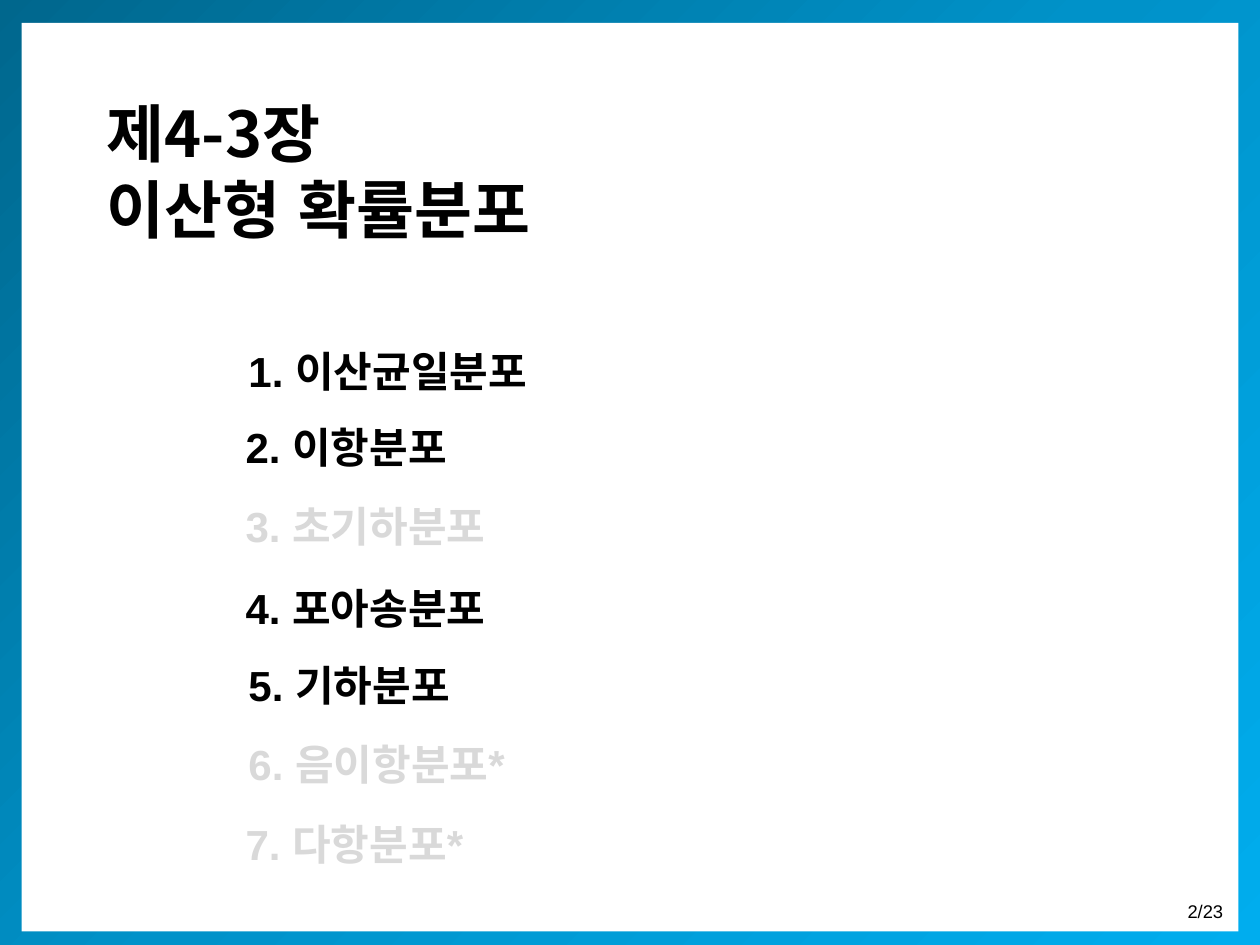
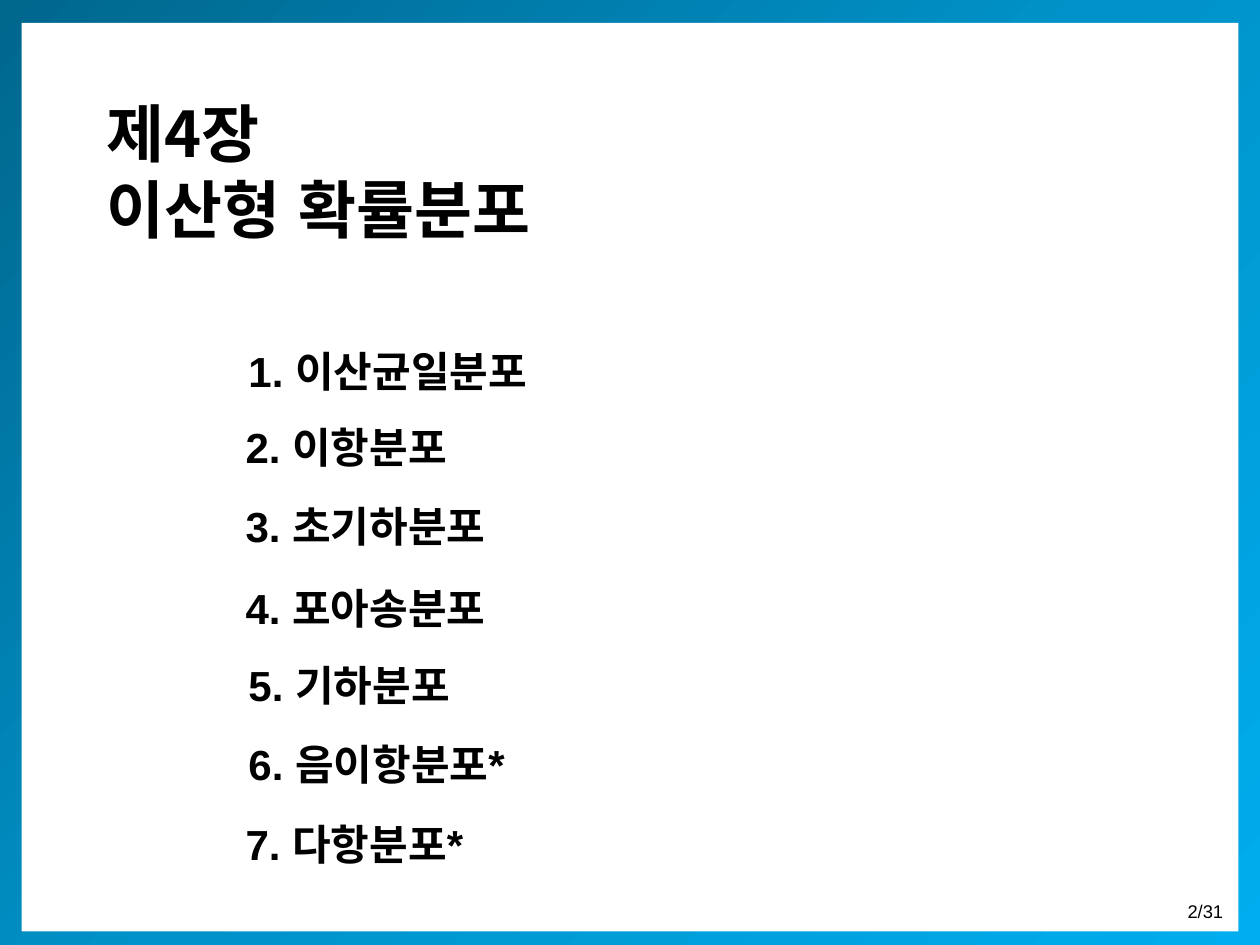
Before and after one commit to misdb/statistics, a slide deck: slide 2 of .gitbook/assets/chapter-04-3-kor (1).pptx. Drawn at 1260x945 pixels with LibreOffice and Linux fonts; fonts in the diff are those of the drawing. Boxes give left, top, right and bottom in pixels: in the first picture for what was removed or moved away, otherwise in the second. Text is boxed around its words. In the diff, an @@ line names an element or a change of style, - is before the commit and + after.

```diff
--- a/.gitbook/assets/chapter-04-3-kor (1).pptx
+++ b/.gitbook/assets/chapter-04-3-kor (1).pptx
@@ text at (107,104,530,239): text changed @@
-제4-3장
-이산형 확률분포
+제4장
+이산형 확률분포
@@ text colour #D9D9D9 to #000000 in 3 elements at (246,506,485,546), (248,744,505,784), (246,824,463,864) @@
@@ page number at (1188,904,1224,919): text changed @@
-2/23
+2/31
```
Also in this commit, not shown: 7 slides removed, 8 other files.
